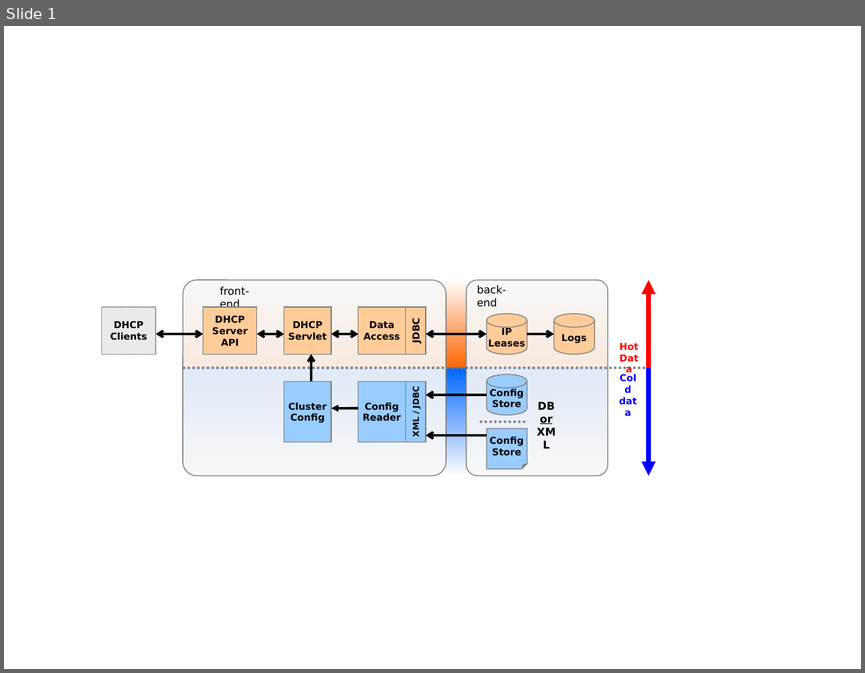
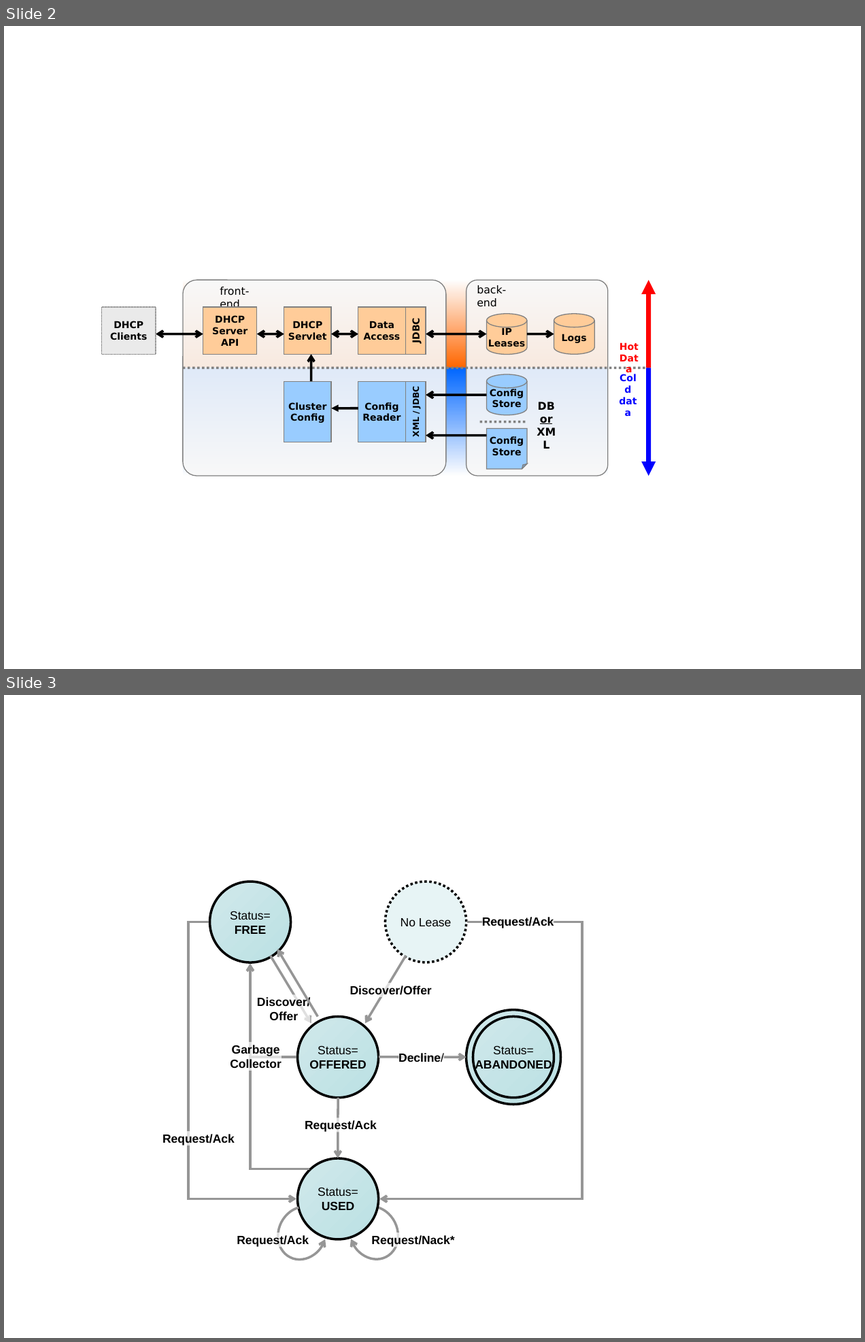
Before and after one commit to phax/dhcp4java, a slide deck: doc/DHCPSchema.ppt. Shown one above the other, each under a label of ours: slide 1 before the commit, slides 2 and 3 after it. The pictures are 865x673 and 865x1342 pixels, drawn with LibreOffice and Linux fonts; fonts in the diff are those of the drawing. Boxes give left, top, right and bottom in pixels: in the first picture for what was removed or moved away, otherwise in the second. Text is boxed around its words. In the diff, an @@ line names an element or a change of style, - is before the commit and + after.

```diff
--- a/doc/DHCPSchema.ppt
+++ b/doc/DHCPSchema.ppt
@@ slide 3 added at [4,695,861,1338], background #FFFFFF @@
@@ group added at [162,882,582,1268]: 7 texts, 6 ellipses, 5 arrows, 4 elbow arrows, 2 freeform shapes, 2 rectangles @@
+Status=
+FREE
+No Lease
+Status=
+OFFERED
+Discover/
+Offer
+Discover/Offer
+Status=
+USED
+Request/Ack
+Status=
+ABANDONED
+Decline/
+Request/Ack
+Garbage
+Collector
+Request/Ack
+Request/Nack*
+Request/Ack
@@ what was slide 1 is now slide 2 @@
```
Also in this commit, not shown: 1 other slide added, 3 other files.
